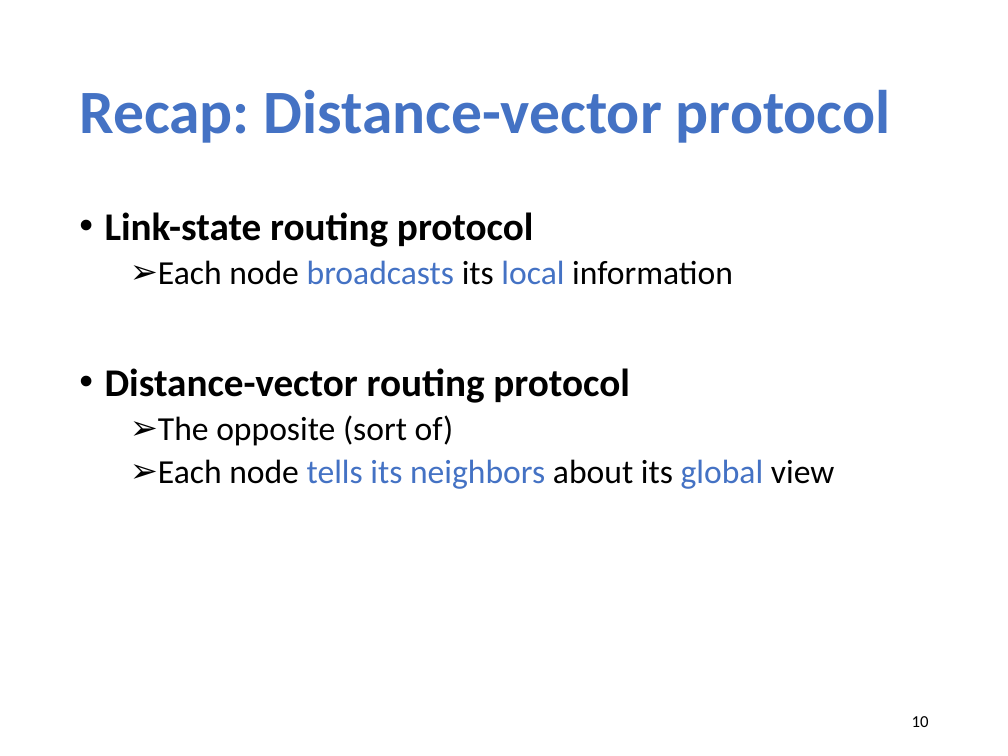
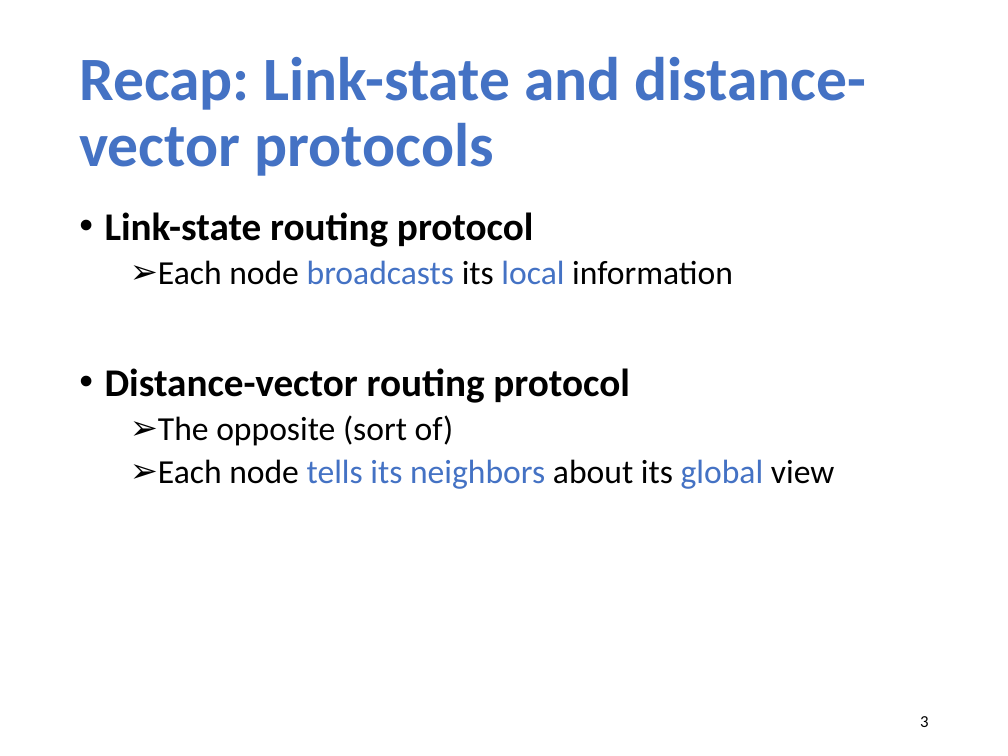
Before and after one commit to xinjin/course-net, a slide deck: slide 3 of slides/lec14_interdomain.pptx (slide 10 before the commit). Drawn at 1008x756 pixels with LibreOffice and Linux fonts; fonts in the diff are those of the drawing. Boxes give left, top, right and bottom in pixels: in the first picture for what was removed or moved away, otherwise in the second. Text is boxed around its words. In the diff, an @@ line names an element or a change of style, - is before the commit and + after.

```diff
--- a/slides/lec14_interdomain.pptx
+++ b/slides/lec14_interdomain.pptx
@@ title at (79,56,867,176): text changed @@
-Recap: Distance-vector protocol
+Recap: Link-state and distance-vector protocols
@@ page number at (920,716,928,727): text changed @@
-10
+3
```
Also in this commit, not shown: 6 other slides changed, 1 slide added, 9 slides removed, 1 other file.
